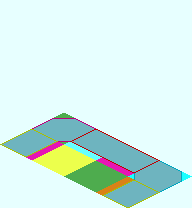
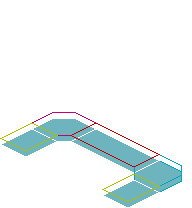
Before/after of a 192px x 208px layered artwork. What changed in the layer stack:
added group "Wire コピー" with 5 layers above "Wall" over [0, 112, 182, 202]
added layer "Wire_Base_Left_Con #1" in group "Wire コピー" over [134, 155, 182, 186]
added layer "Wire_Base_Right_Con #1" in group "Wire コピー" over [32, 112, 96, 136]
added layer "Wire_Base_Left_B #1" in group "Wire コピー" over [102, 174, 160, 202]
added layer "Wire_Base_Right_B #1" in group "Wire コピー" over [0, 123, 58, 151]
added layer "Wire_Base_Center #1" in group "Wire コピー" over [70, 123, 160, 167]
removed layer "Wire_Base_Right_Con" from group "Wire" over [32, 118, 96, 142]
removed layer "Wire_Base_Left_B" from group "Wire" over [102, 180, 160, 208]
removed layer "Wire_Base_Right_B" from group "Wire" over [0, 129, 58, 157]
removed layer "Wire_Base_Center" from group "Wire" over [70, 129, 160, 173]
removed layer "Base_Plate_2x4.png" over [0, 0, 192, 208]
